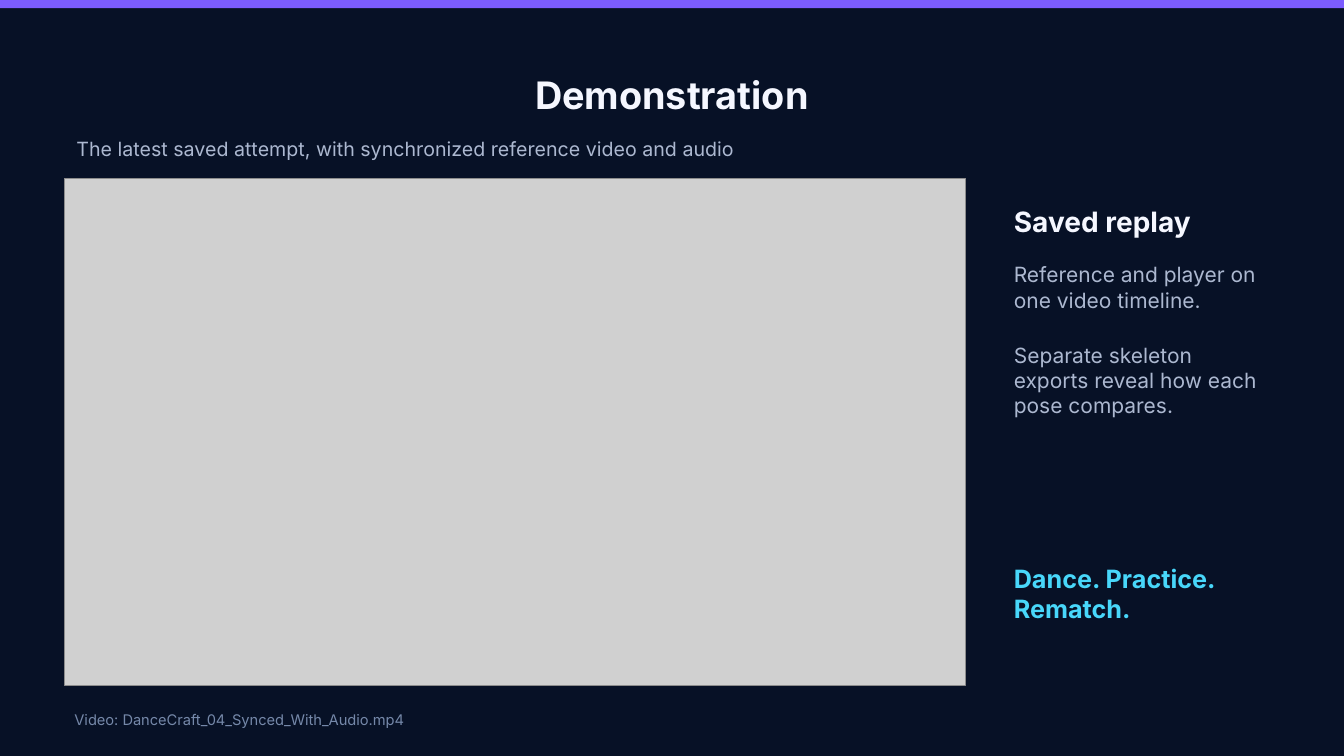
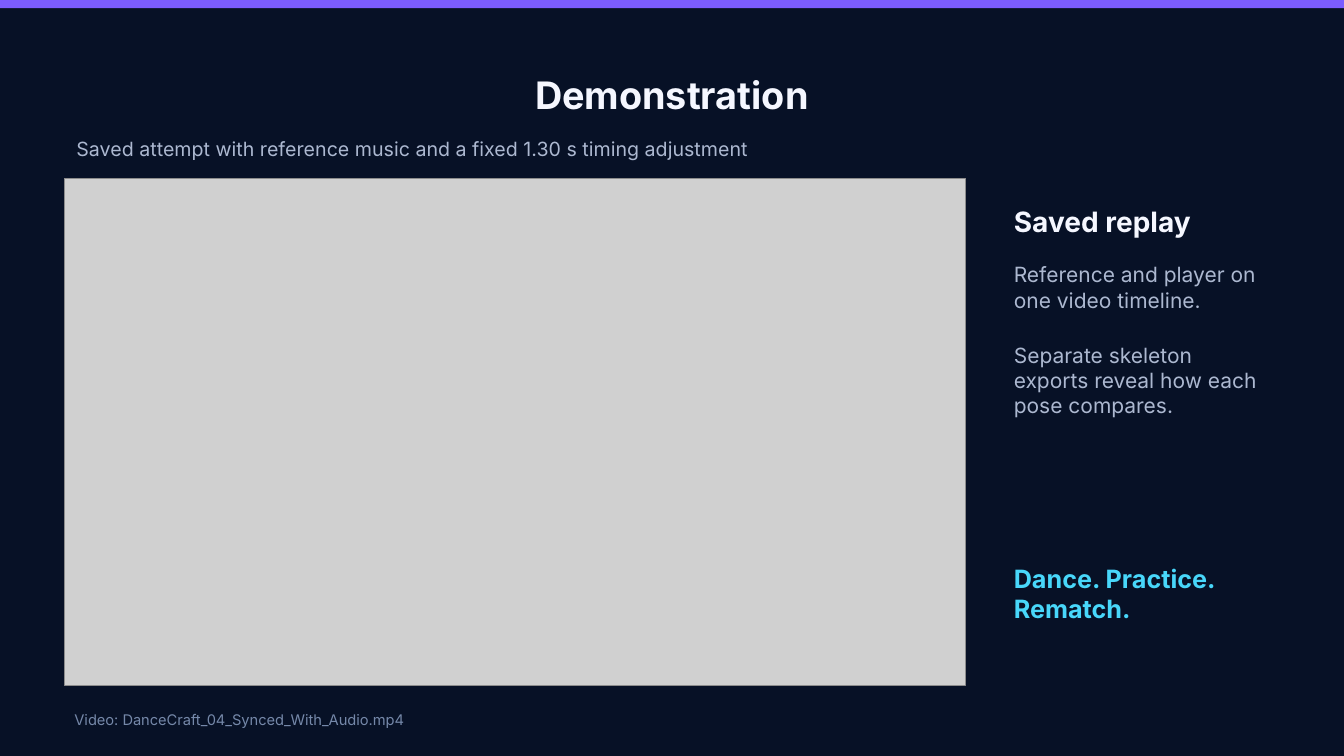
Before and after one commit to jink-ucla/DanceCraft, a slide deck: slide 5 of docs/presentation/DanceCraft_Final_Presentation.pptx. Drawn at 1344x756 pixels with LibreOffice and Linux fonts; fonts in the diff are those of the drawing; grey boxes stand for pictures. Boxes give left, top, right and bottom in pixels: in the first picture for what was removed or moved away, otherwise in the second. Text is boxed around its words. In the diff, an @@ line names an element or a change of style, - is before the commit and + after.

```diff
--- a/docs/presentation/DanceCraft_Final_Presentation.pptx
+++ b/docs/presentation/DanceCraft_Final_Presentation.pptx
@@ text at box(76, 141, 748, 160): text changed @@
-The latest saved attempt, with synchronized reference video and audio
+Saved attempt with reference music and a fixed 1.30 s timing adjustment
```
Also in this commit, not shown: 21 other files.
